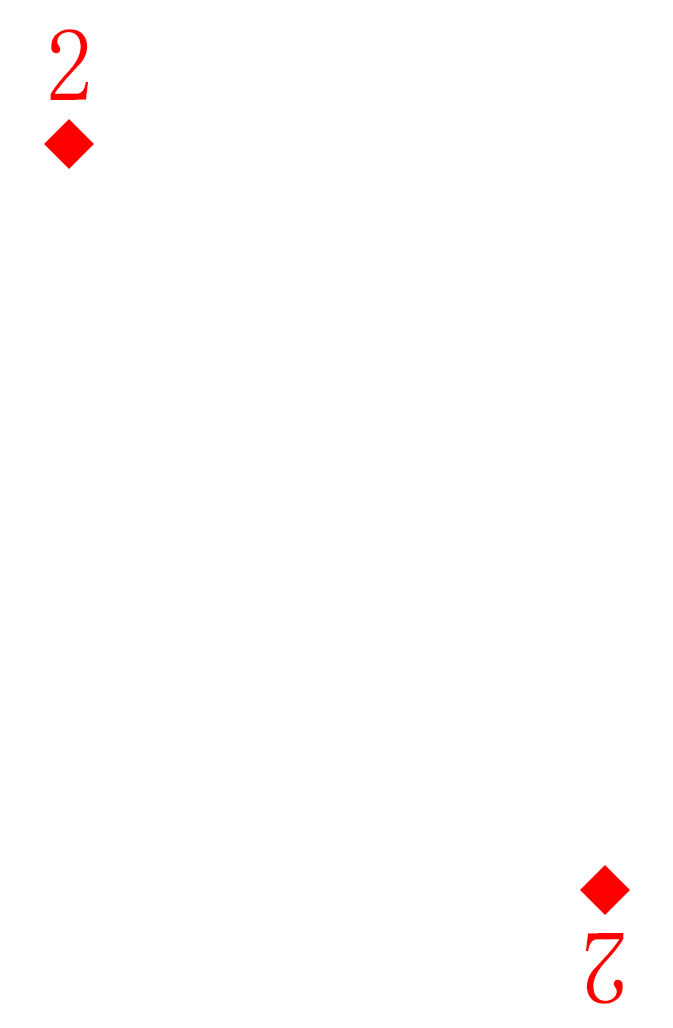
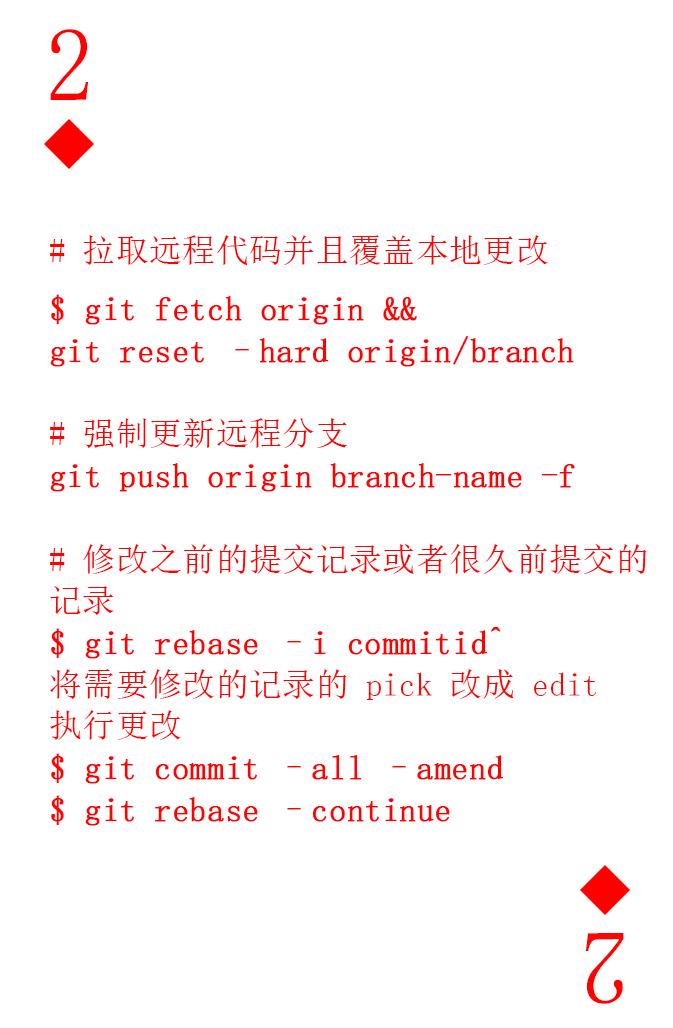
The second 673x1028 image is a revision of the first. Changes to its layers:
added group "command" with 1 layers above "num and pic up" over [50, 235, 647, 826]
added layer "# 拉取远程代码并且覆盖本地更改 $ git fetch origin && git reset –hard origin/" in group "command" over [50, 235, 647, 826]
